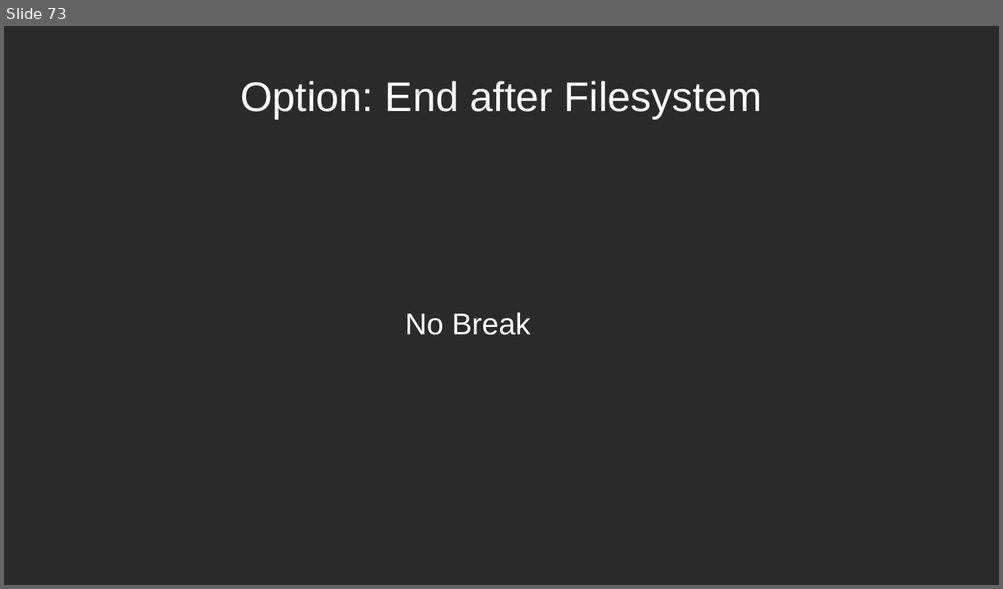
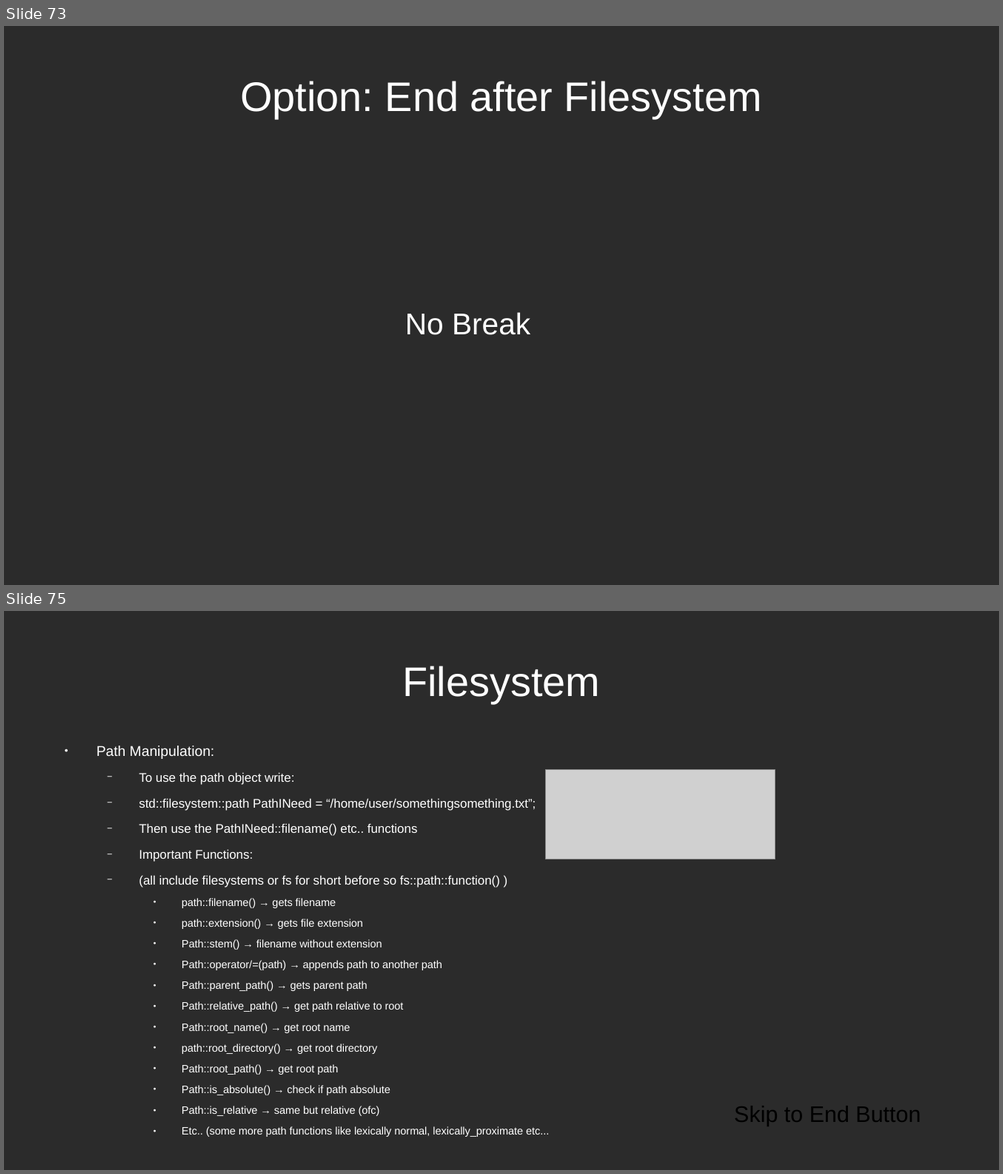
Before and after one commit to mleibeng/Crash-Course-CPP-11-17, a slide deck: Presentation/Crash Course CPP.odp. Shown one above the other, each under a label of ours: slide 73 before the commit, slides 73 and 75 after it; the slides between them are not shown. The pictures are 1003x589 and 1003x1174 pixels, drawn with LibreOffice and Linux fonts; fonts in the diff are those of the drawing; grey boxes stand for pictures; background and template pictures are left out; a plain dark background stands for a picture behind light text. Boxes give left, top, right and bottom in pixels: in the first picture for what was removed or moved away, otherwise in the second. Text is boxed around its words. In the diff, an @@ line names an element or a change of style, - is before the commit and + after.

Commit message:
Added filesystem to presentation

```diff
--- a/Presentation/Crash Course CPP.odp
+++ b/Presentation/Crash Course CPP.odp
@@ slide 75 added at (x1=4, y1=611, x2=999, y2=1170), background picture (left out) @@
@@ title added at (x1=402, y1=666, x2=600, y2=703), 33 pt, text #FFFFFF @@
+Filesystem
@@ text added at (x1=96, y1=746, x2=549, y2=1137), 8.6 pt, text #FFFFFF @@
+● Path Manipulation:
+  − To use the path object write:
+  − std::filesystem::path PathINeed = “/home/user/somethingsomething.txt”;
+  − Then use the PathINeed::filename() etc.. functions
+  − Important Functions:
+  − (all include filesystems or fs for short before so fs::path::function() )
+    ● path::filename() → gets filename
+    ● path::extension() → gets file extension
+    ● Path::stem() → filename without extension
+    ● Path::operator/=(path) → appends path to another path
+    ● Path::parent_path() → gets parent path
+    ● Path::relative_path() → get path relative to root
+    ● Path::root_name() → get root name
+    ● path::root_directory() → get root directory
+    ● Path::root_path() → get root path
+    ● Path::is_absolute() → check if path absolute
+    ● Path::is_relative → same but relative (ofc)
+    ● Etc.. (some more path functions like lexically normal, lexically_proximate etc...
@@ picture added at (x1=546, y1=770, x2=775, y2=859) @@
@@ text added at (x1=734, y1=1106, x2=920, y2=1127), 18 pt, text #000000 @@
+Skip to End Button
```
Also in this commit, not shown: 1 slide changed, 6 other slides added.
